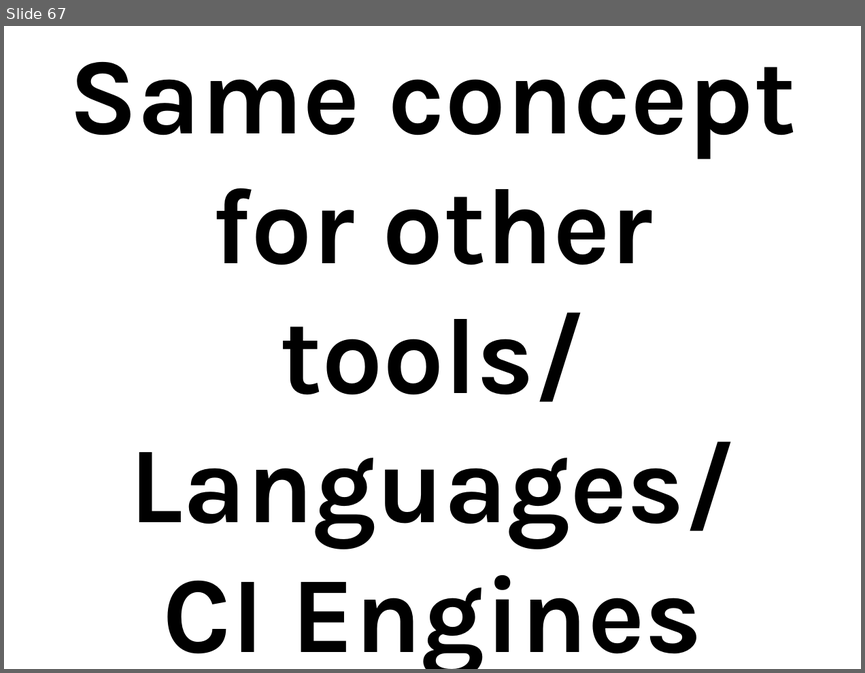
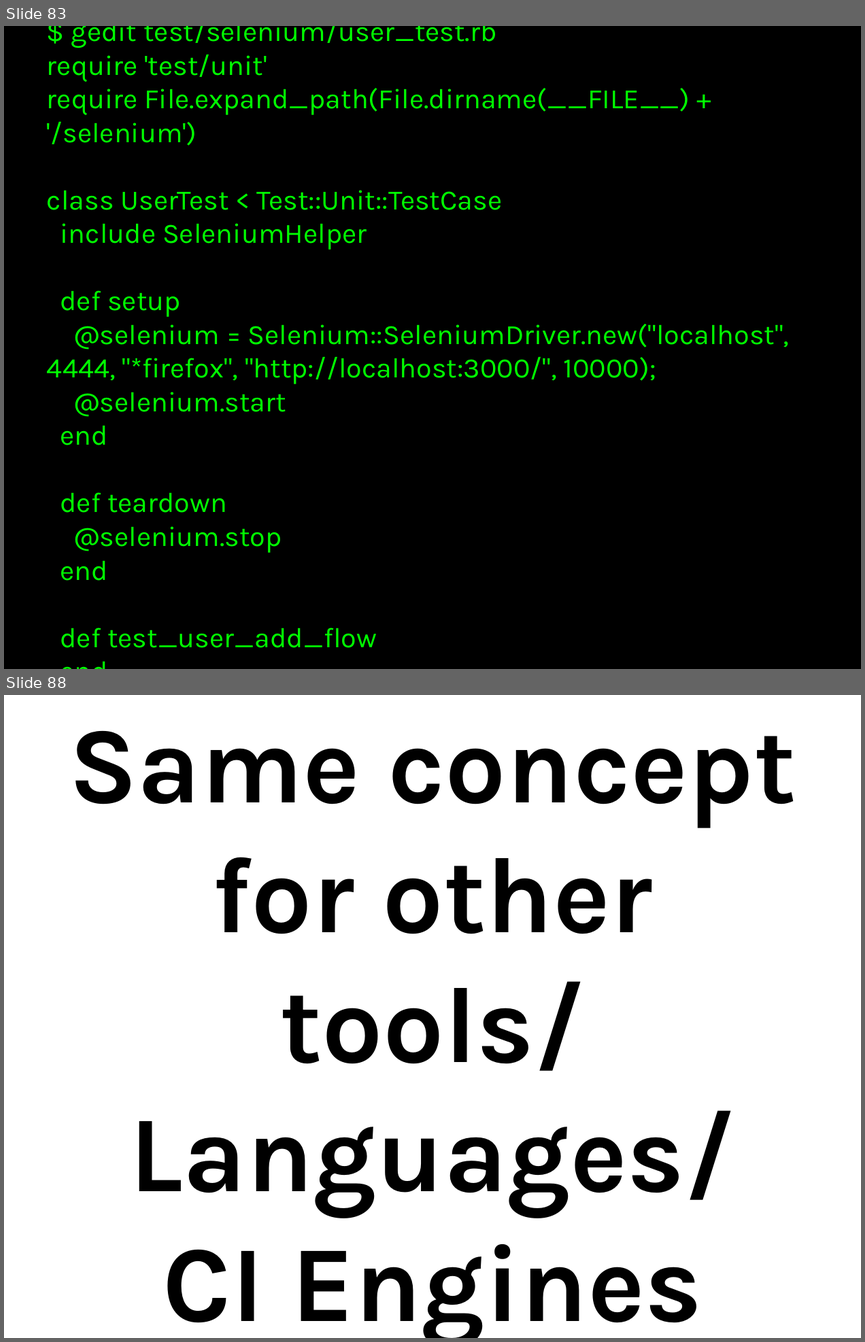
Before and after one commit to thewoolleyman/ci_for_the_rails_guy_or_gal, a slide deck: presentation/ci_for_the_web_2.0_guy_or_gal.odp. Shown one above the other, each under a label of ours: slide 67 before the commit, slides 83 and 88 after it; the slides between them are not shown. The pictures are 865x673 and 865x1342 pixels, drawn with LibreOffice and Linux fonts; fonts in the diff are those of the drawing. Boxes give left, top, right and bottom in pixels: in the first picture for what was removed or moved away, otherwise in the second. Text is boxed around its words. In the diff, an @@ line names an element or a change of style, - is before the commit and + after.

```diff
--- a/presentation/ci_for_the_web_2.0_guy_or_gal.odp
+++ b/presentation/ci_for_the_web_2.0_guy_or_gal.odp
@@ slide 83 added at (4, 26, 861, 669), background #000000 @@
@@ title added at (47, 26, 789, 648), 26 pt, text #00FF00 @@
+Create selenium test stub
+$ gedit test/selenium/user_test.rb
+require 'test/unit'
+require File.expand_path(File.dirname(__FILE__) + '/selenium')
+class UserTest < Test::Unit::TestCase
+include SeleniumHelper
+def setup
+@selenium = Selenium::SeleniumDriver.new("localhost", 4444, "*firefox", "http://localhost:3000/", 10000);
+@selenium.start
+end
+def teardown
+@selenium.stop
+end
+def test_user_add_flow
+end
+end
@@ what was slide 67 is now slide 88 @@
```
Also in this commit, not shown: 21 other slides added, 1 slide removed.
